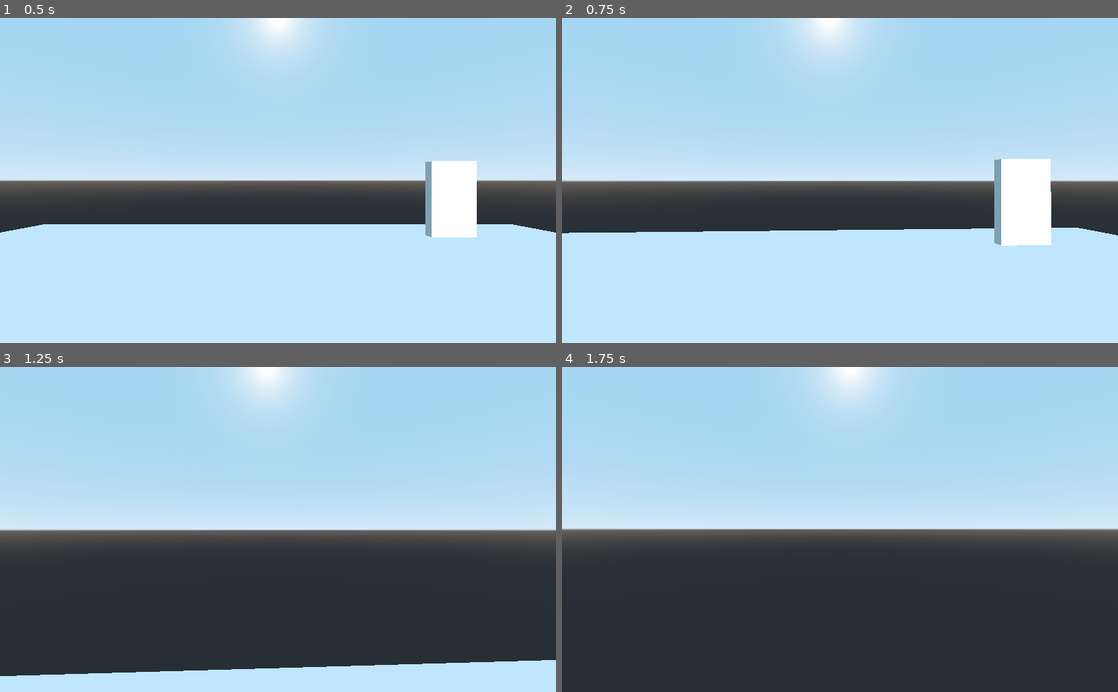
Above: before the commit, frames 1-4 (two rows, left to right).
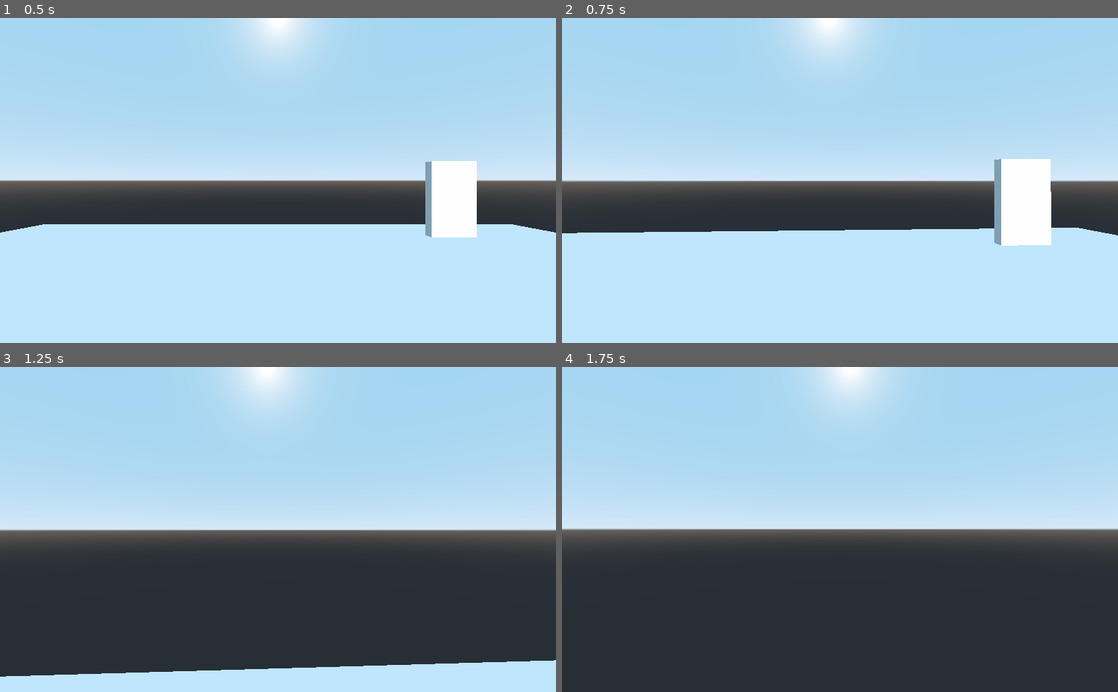
Above: after the commit, the same moments.

Repository: alizardguy/Godot-3D-test-game
Game: Godot game, scene res://Scenes/debugScene.tscn
Same seed, same stepped clock (60 frames per second), same inputs: the game is played once before the commit and once after it.
Inputs (mouse positions are in pixels of both pictures, inside the frame that each line leads up to):
- Up to frame 1 (0.5 s): no input
- Up to frame 2 (0.75 s): tap Enter at 0.5 s; move the mouse to (867, 180) at 0.52 s; hold W (move_forward) from 0.53 s (still down); tap E (player_interact) at 0.6 s
- Up to frame 3 (1.25 s): keep holding W (move_forward); tap Space (move_jump) at 0.77 s
- Up to frame 4 (1.75 s): keep holding W (move_forward); move the mouse to (812, 529) at 1.27 s; tap E (player_interact) at 1.35 s; tap Space (move_jump) at 1.52 s

Frame 1 is identical in both runs. In frame 2, less than 0.1% of the frame differs, in the area x 1-96%, y 64-67%; in frame 3, 0.1%, in the area x 0-100%, y 90-96%; in frame 4, nothing differs.

Commit message:
Door work lol

Diff:
--- a/src/Prefabs/Player/InteractRaycast.gd
+++ b/src/Prefabs/Player/InteractRaycast.gd
@@ -1,6 +1,4 @@
-extends RayCast
-
-signal player_interact_Impulse;
+extends RayCast;
 
 # Called when the node enters the scene tree for the first time.
 func _ready():
@@ -10,9 +8,11 @@
 
 func _process(_delta):
 # interactw
-	if Input.is_action_just_pressed("player_interact"):
+	if Input.is_action_just_pressed("player_interact") and is_colliding():
 		var hitObject = get_collider();
 		if hitObject != null:
 			hitObject = hitObject.get_owner();
-			print(hitObject);
-			pass
+			#interact
+			if hitObject.has_method("player_interact"):
+				hitObject.player_interact();
+				pass
--- a/src/Scenes/debugScene.tscn
+++ b/src/Scenes/debugScene.tscn
@@ -15,6 +15,7 @@
 transform = Transform( 1, 0, 0, 0, 1, 0, 0, 0, 1, 0, 1.11326, 0 )
 
 [node name="MeshInstance" type="MeshInstance" parent="."]
+transform = Transform( 1, 0, 0, 0, 1, 0, 0, 0, 1, -0.000991344, 0, 0.0147243 )
 mesh = SubResource( 1 )
 
 [node name="StaticBody" type="StaticBody" parent="MeshInstance"]
--- a/src/Scripts/objects/Interaction-objects/basicDoor.gd
+++ b/src/Scripts/objects/Interaction-objects/basicDoor.gd
@@ -5,6 +5,6 @@
 	print(get_node("/root/Root/Avatar/head/InteractRaycast"));
 	pass # Replace with function body.
 
-func _on_player_interact_Impulse():
-	print("lol");
+func player_interact():
+	print("a player interacted with me");
 	pass
